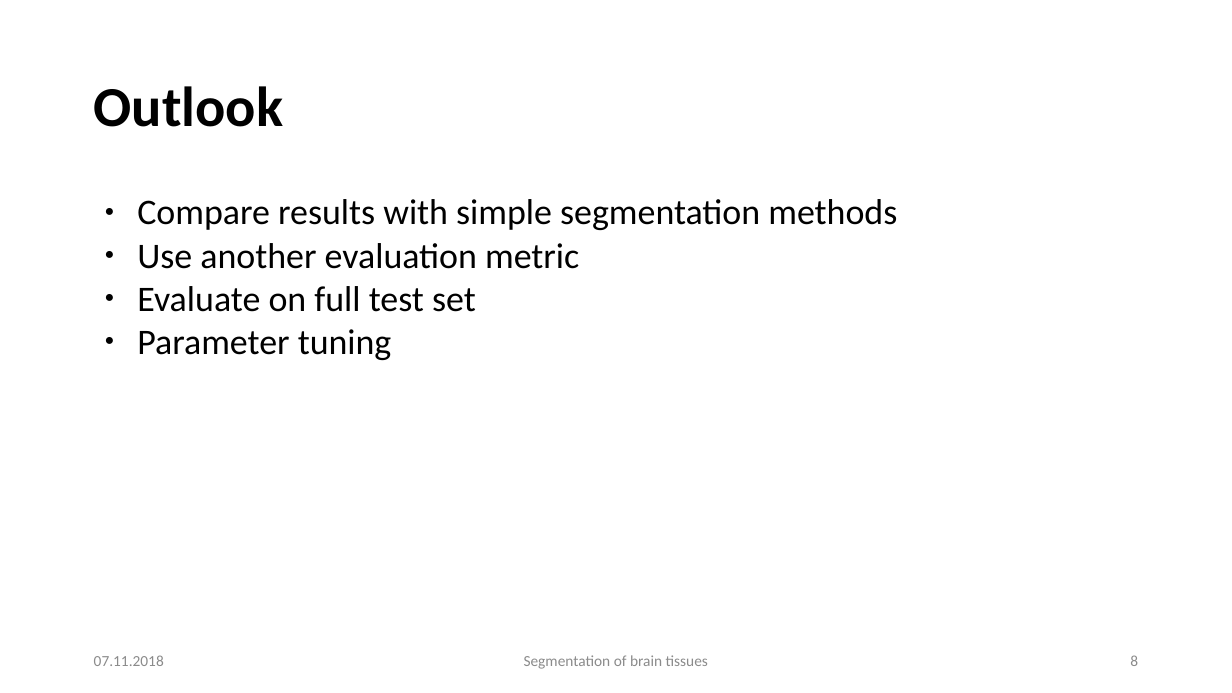
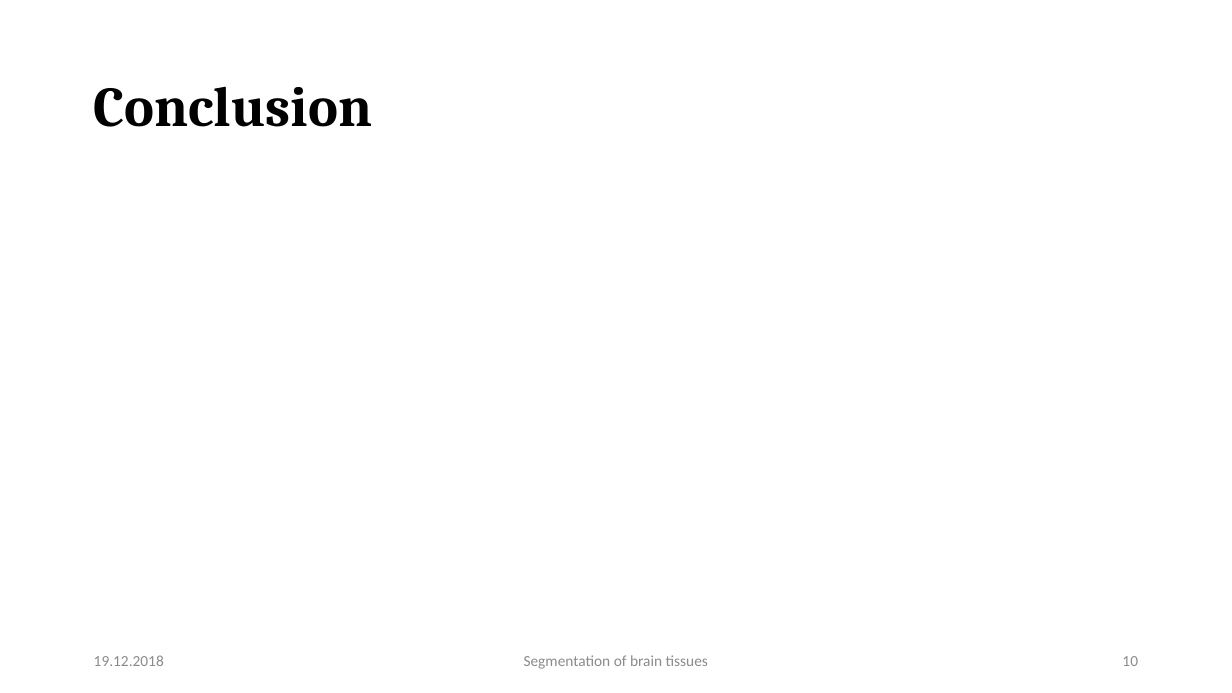
Before and after one commit to mhayoz/MIALab, a slide deck: slide 10 of Final Mialab.pptx (slide 8 before the commit). Drawn at 1232x693 pixels with LibreOffice and Linux fonts; fonts in the diff are those of the drawing; background and template pictures are left out. Boxes give left, top, right and bottom in pixels: in the first picture for what was removed or moved away, otherwise in the second. Text is boxed around its words. In the diff, an @@ line names an element or a change of style, - is before the commit and + after.

```diff
--- a/Final Mialab.pptx
+++ b/Final Mialab.pptx
@@ text at bbox=[94, 86, 373, 127]: text changed; font Calibri to Cambria @@
-Outlook
+Conclusion
@@ text removed at bbox=[137, 199, 897, 360] @@
-● Compare results with simple segmentation methods
-● Use another evaluation metric
-● Evaluate on full test set
-● Parameter tuning
@@ text at bbox=[94, 655, 164, 666]: text changed @@
-07.11.2018
+19.12.2018
@@ page number at bbox=[1122, 656, 1138, 666]: text changed @@
-8
+10
```
Also in this commit, not shown: 7 other slides changed, 3 slides added.
